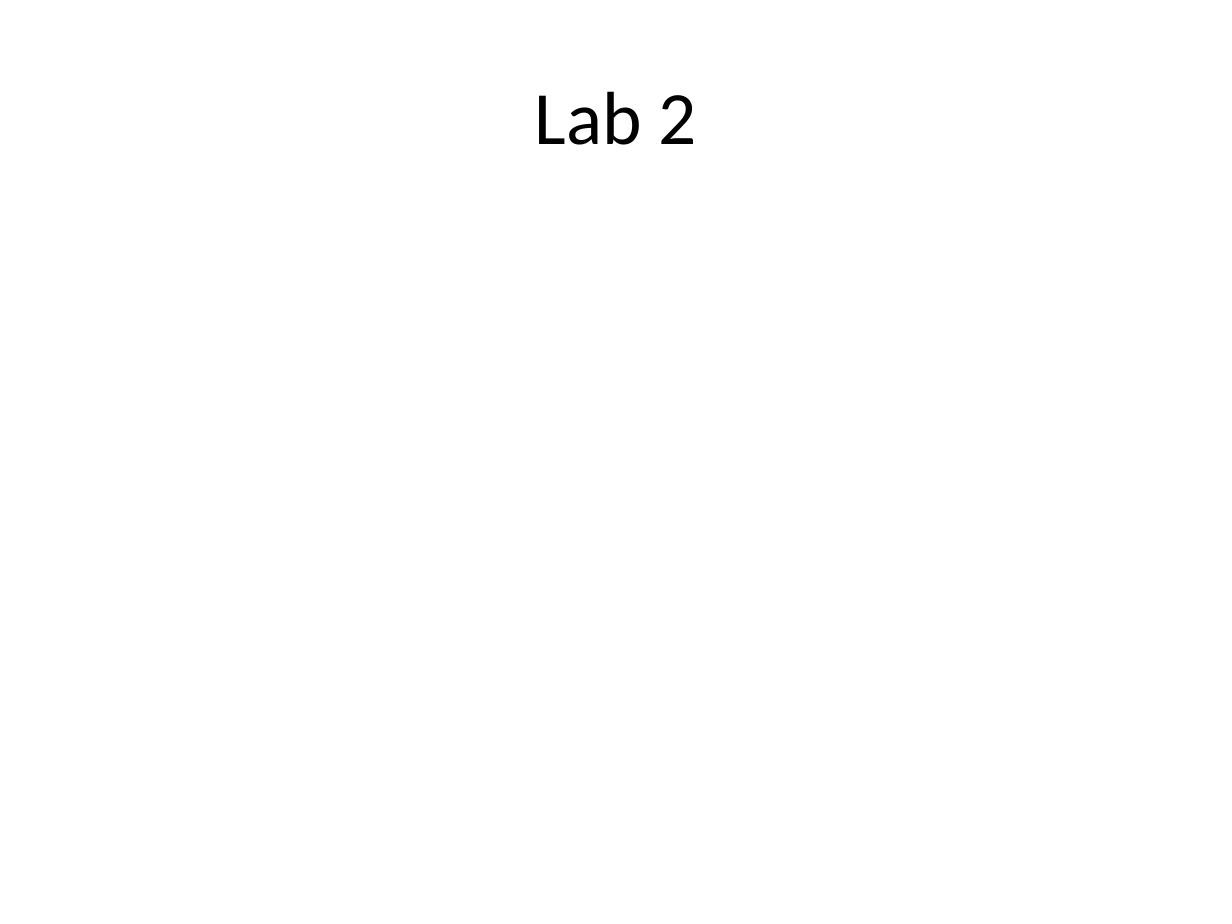
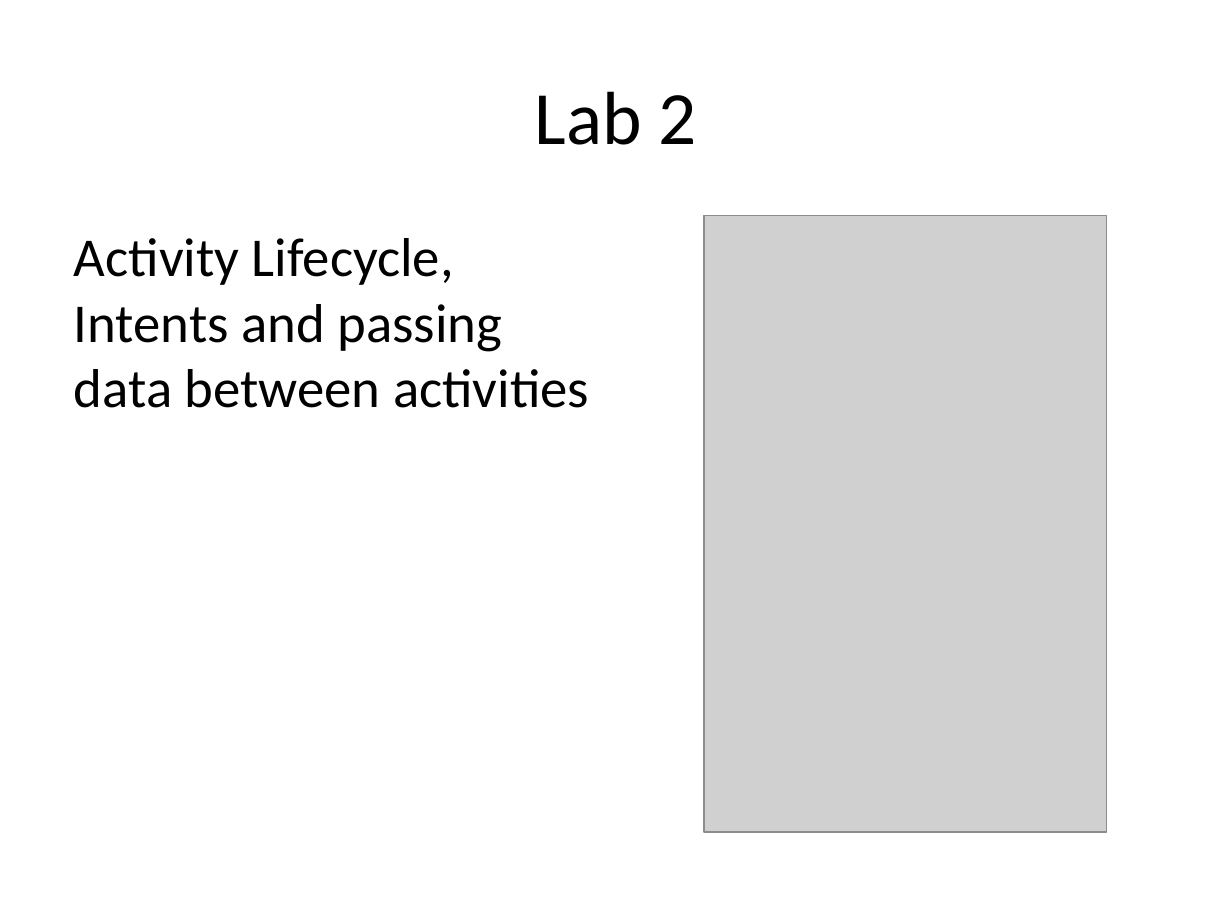
Before and after one commit to chadmaughan/learn-android, a slide deck: slide 32 of android.pptx (slide 28 before the commit). Drawn at 1232x924 pixels with LibreOffice and Linux fonts; fonts in the diff are those of the drawing; grey boxes stand for pictures. Boxes give left, top, right and bottom in pixels: in the first picture for what was removed or moved away, otherwise in the second. Text is boxed around its words. In the diff, an @@ line names an element or a change of style, - is before the commit and + after.

```diff
--- a/android.pptx
+++ b/android.pptx
@@ text added at [74,238,589,408], 32 pt, text #000000 @@
+Activity Lifecycle, Intents and passing data between activities
@@ picture added at [703,216,1106,832] @@
```
Also in this commit, not shown: 9 other slides changed, 4 slides added, 17 other files.
